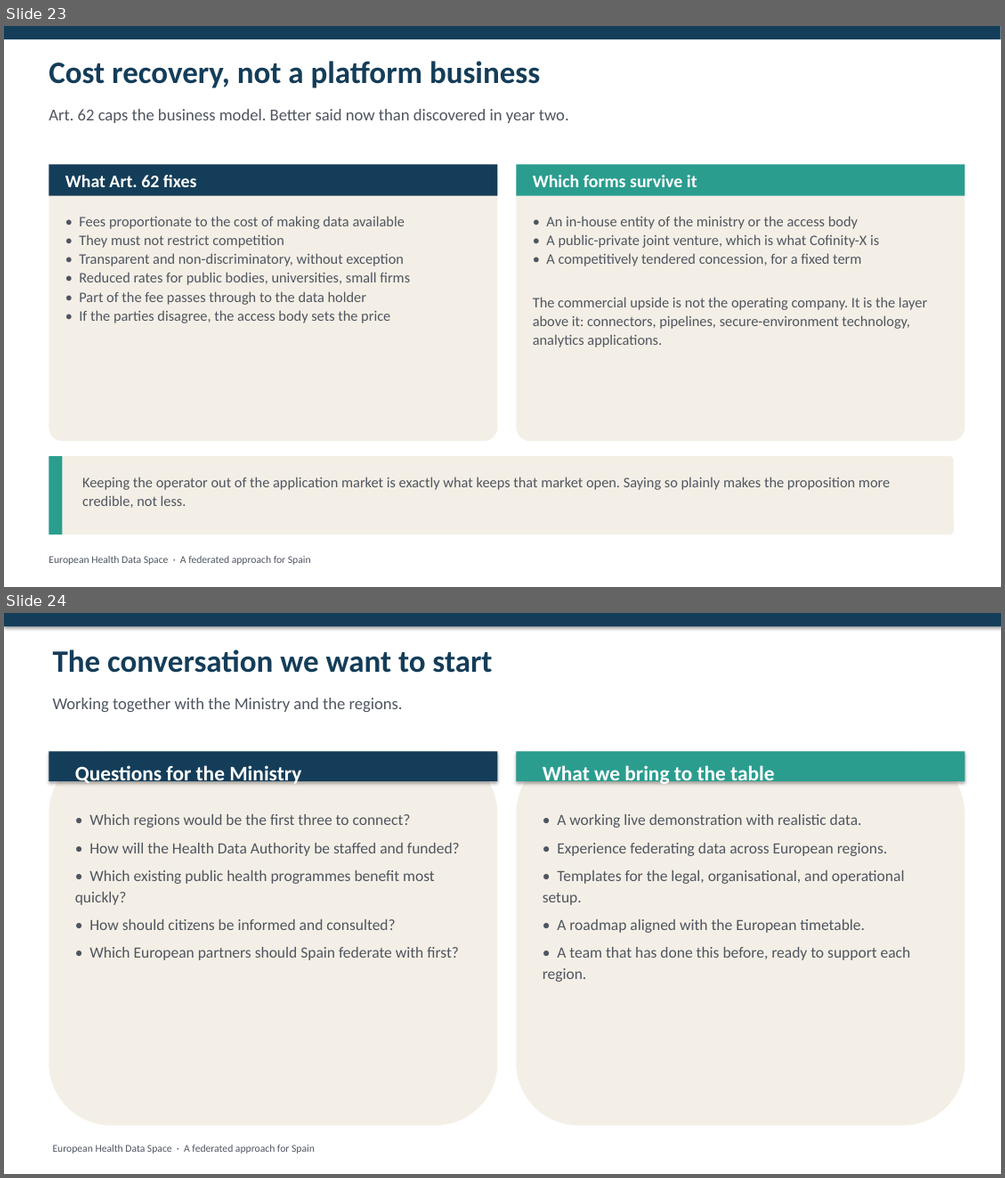
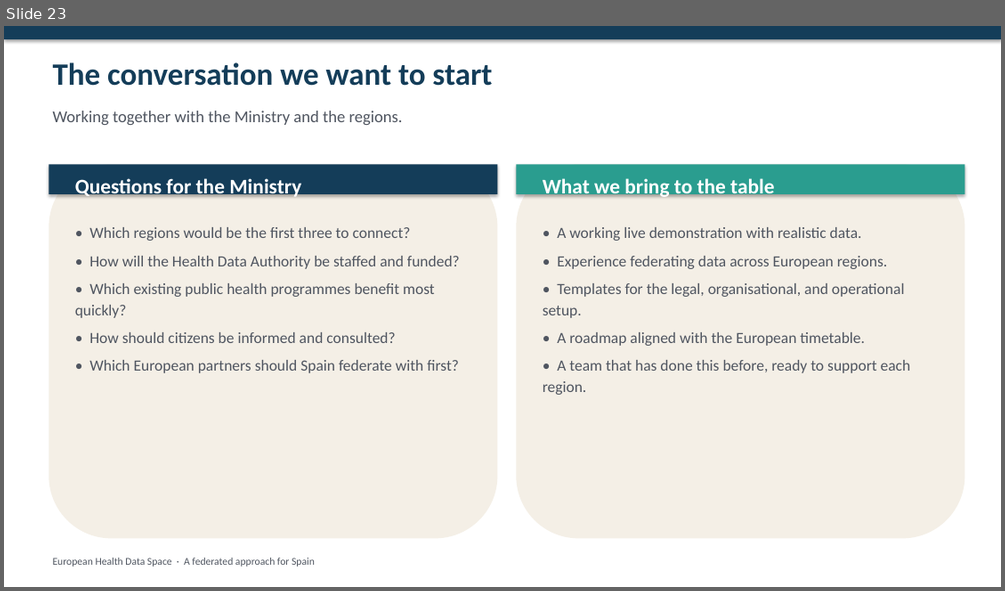
Before and after one commit to ma3u/MinimumViableHealthDataspacev2, a slide deck: docs/demos/spain-ehds-ministry-deck.pptx. Shown one above the other, each under a label of ours: slides 23 and 24 before the commit, slide 23 after it. The pictures are 1005x1178 and 1005x591 pixels, drawn with LibreOffice and Linux fonts; fonts in the diff are those of the drawing. Boxes give left, top, right and bottom in pixels: in the first picture for what was removed or moved away, otherwise in the second. Text is boxed around its words. In the diff, an @@ line names an element or a change of style, - is before the commit and + after.

Commit message:
docs: how to actually move the secure processing environment to Contrast, and five closing slides
Two things the demo needs and did not have.

The secure processing environment. ADR-037 decided the pattern and stopped
there, which left the obvious question unanswered: how hard is it. The answer
starts with a blocker worth stating first, that Contrast does not run on
Container Apps at all. It installs a Kubernetes RuntimeClass and a per-node
DaemonSet and runs each pod as its own confidential micro-VM, so phase 2 is a
second runtime rather than a deployment change. AKS with a Confidential
Containers node pool is the cheap way in, partly because on bare metal the
minimum TCB reference values cannot be derived and have to be read out of error
messages.

Only the analysis workload moves. Every Contrast pod becomes a VM sized from its
containers' memory limits, so a database or a UI inside one costs a node and
buys nothing.

Step 7 is the reason to do any of it: contrast verify fails when the manifest
active at the Coordinator is not the one being verified, and the access body
runs it from its own laptop, needing nothing from the operator. Step 8, which
is easy to miss, is that a Coordinator restart blocks every workload until
someone holding seedshare-owner.pem recovers it. That file belongs in Key Vault
from the first run.

The deck. The closing section is five slides rather than six, with the dates and
the money merged, and every slide now carries its sources bottom right, because
the argument rests on the adopted Regulation and the published Catena-X
operating model and the audience should be able to check both.

ADR-037 cited Art. 50 and Art. 46 to 53, which are proposal numbers. It is still
Proposed, so corrected rather than superseded: the secure processing environment
is Art. 73.

```diff
--- a/docs/demos/spain-ehds-ministry-deck.pptx
+++ b/docs/demos/spain-ehds-ministry-deck.pptx
@@ slide 23 removed at bbox=[4, 26, 1001, 587], background #FFFFFF @@
@@ rectangle removed at bbox=[4, 26, 1001, 39] @@
@@ text removed at bbox=[48, 61, 540, 88] @@
-Cost recovery, not a platform business
@@ text removed at bbox=[48, 109, 569, 123] @@
-Art. 62 caps the business model. Better said now than discovered in year two.
@@ rounded rectangle removed at bbox=[48, 164, 498, 441] @@
@@ rectangle removed at bbox=[48, 164, 498, 196] @@
@@ text removed at bbox=[65, 175, 197, 187] @@
-What Art. 62 fixes
@@ rounded rectangle removed at bbox=[517, 164, 965, 441] @@
@@ rectangle removed at bbox=[517, 164, 965, 196] @@
@@ text removed at bbox=[533, 175, 697, 187] @@
-Which forms survive it
@@ text removed at bbox=[79, 216, 410, 323] @@
-• Fees proportionate to the cost of making data available
-• They must not restrict competition
-• Transparent and non-discriminatory, without exception
-• Reduced rates for public bodies, universities, small firms
-• Part of the fee passes through to the data holder
-• If the parties disagree, the access body sets the price
@@ text removed at bbox=[533, 216, 927, 347] @@
-• An in-house entity of the ministry or the access body
-• A public-private joint venture, which is what Cofinity-X is
-• A competitively tendered concession, for a fixed term
-The commercial upside is not the operating company. It is the layer above it: connectors, pipelines, secure-environment technology, analytics applications.
@@ rounded rectangle removed at bbox=[48, 456, 954, 534] @@
@@ rectangle removed at bbox=[48, 456, 63, 534] @@
@@ text removed at bbox=[82, 476, 890, 507] @@
-Keeping the operator out of the application market is exactly what keeps that market open. Saying so plainly makes the proposition more credible, not less.
@@ text removed at bbox=[48, 556, 311, 564] @@
-European Health Data Space · A federated approach for Spain
@@ what was slide 24 is now slide 23 @@
```
Also in this commit, not shown: 5 slides changed, 4 other files.
